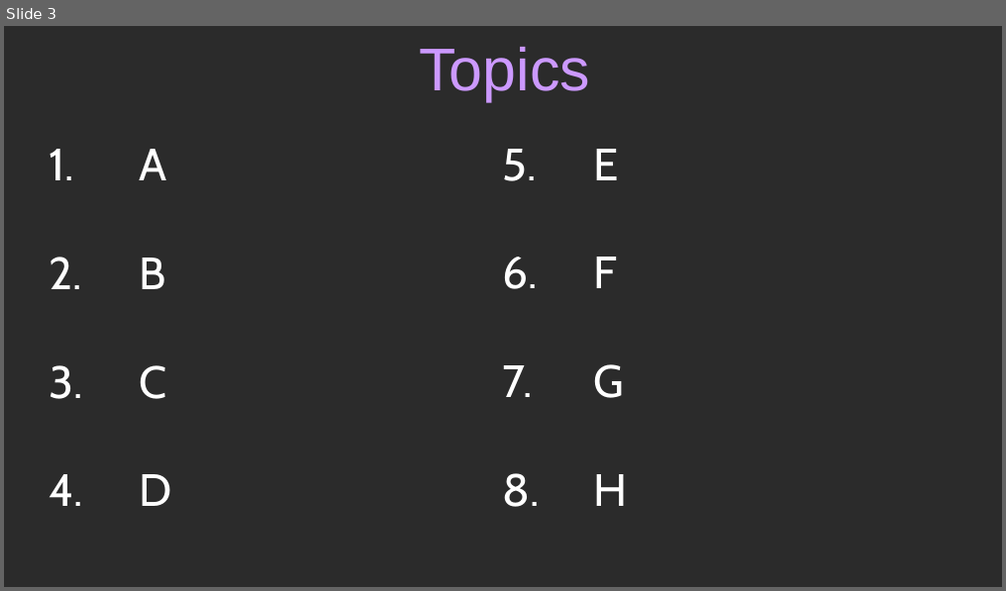
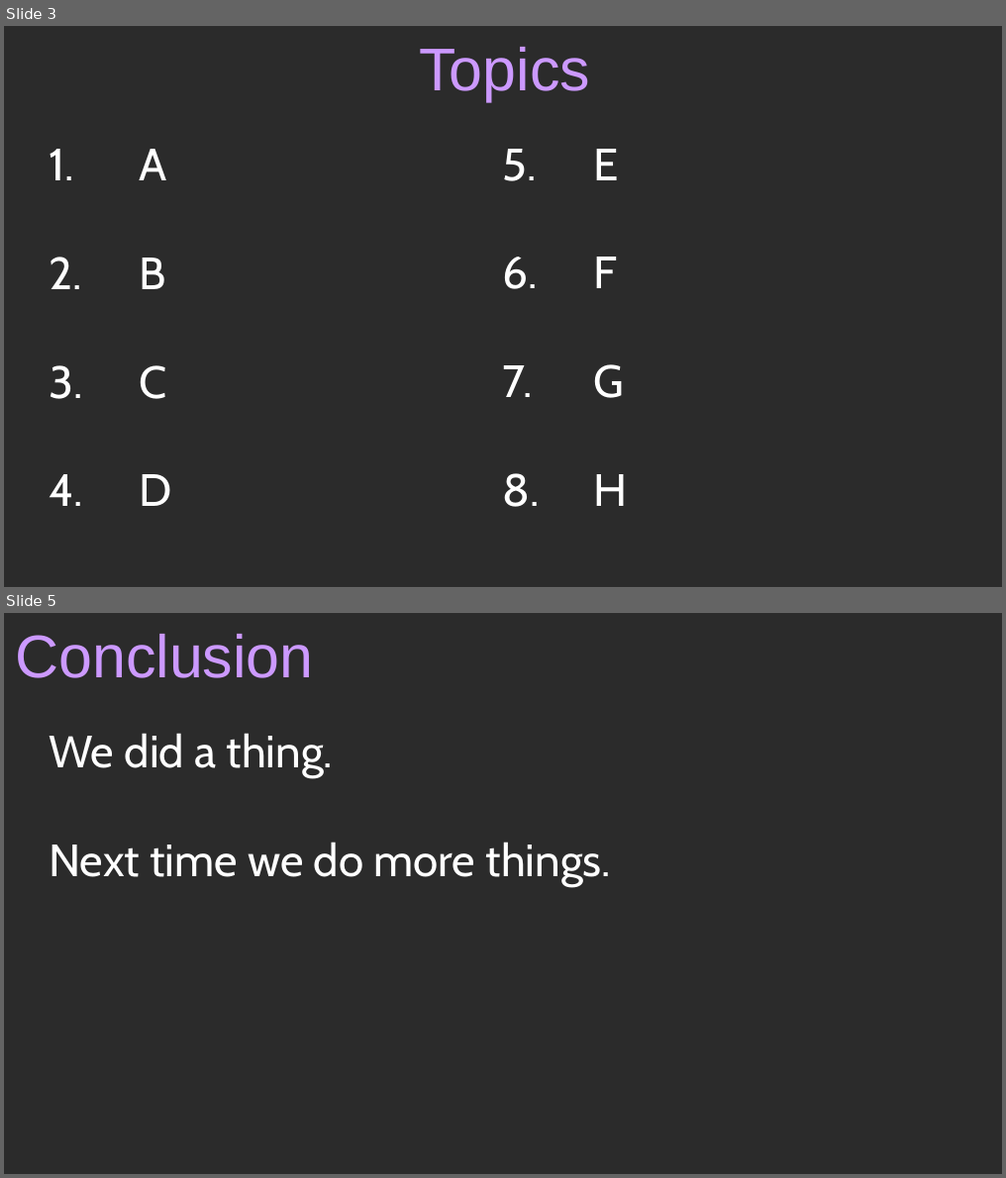
Before and after one commit to nguyenchithien/CS210-Discrete-Structures, a slide deck: Lectures/TEMPLATE_16_9.odp. Shown one above the other, each under a label of ours: slide 3 before the commit, slides 3 and 5 after it; the slides between them are not shown. The pictures are 1006x591 and 1006x1178 pixels, drawn with LibreOffice and Linux fonts; fonts in the diff are those of the drawing; background and template pictures are left out; a plain dark background stands for a picture behind light text. Boxes give left, top, right and bottom in pixels: in the first picture for what was removed or moved away, otherwise in the second. Text is boxed around its words. In the diff, an @@ line names an element or a change of style, - is before the commit and + after.

```diff
--- a/Lectures/TEMPLATE_16_9.odp
+++ b/Lectures/TEMPLATE_16_9.odp
@@ slide 5 added at [4, 613, 1002, 1174], background picture (left out) @@
@@ title added at [15, 634, 313, 678], 48 pt, text #CC99FF @@
+Conclusion
@@ text added at [49, 733, 611, 887], 36 pt, text #FFFFFF @@
+We did a thing.
+Next time we do more things.
```
Also in this commit, not shown: 2 slides changed, 32 other files.
